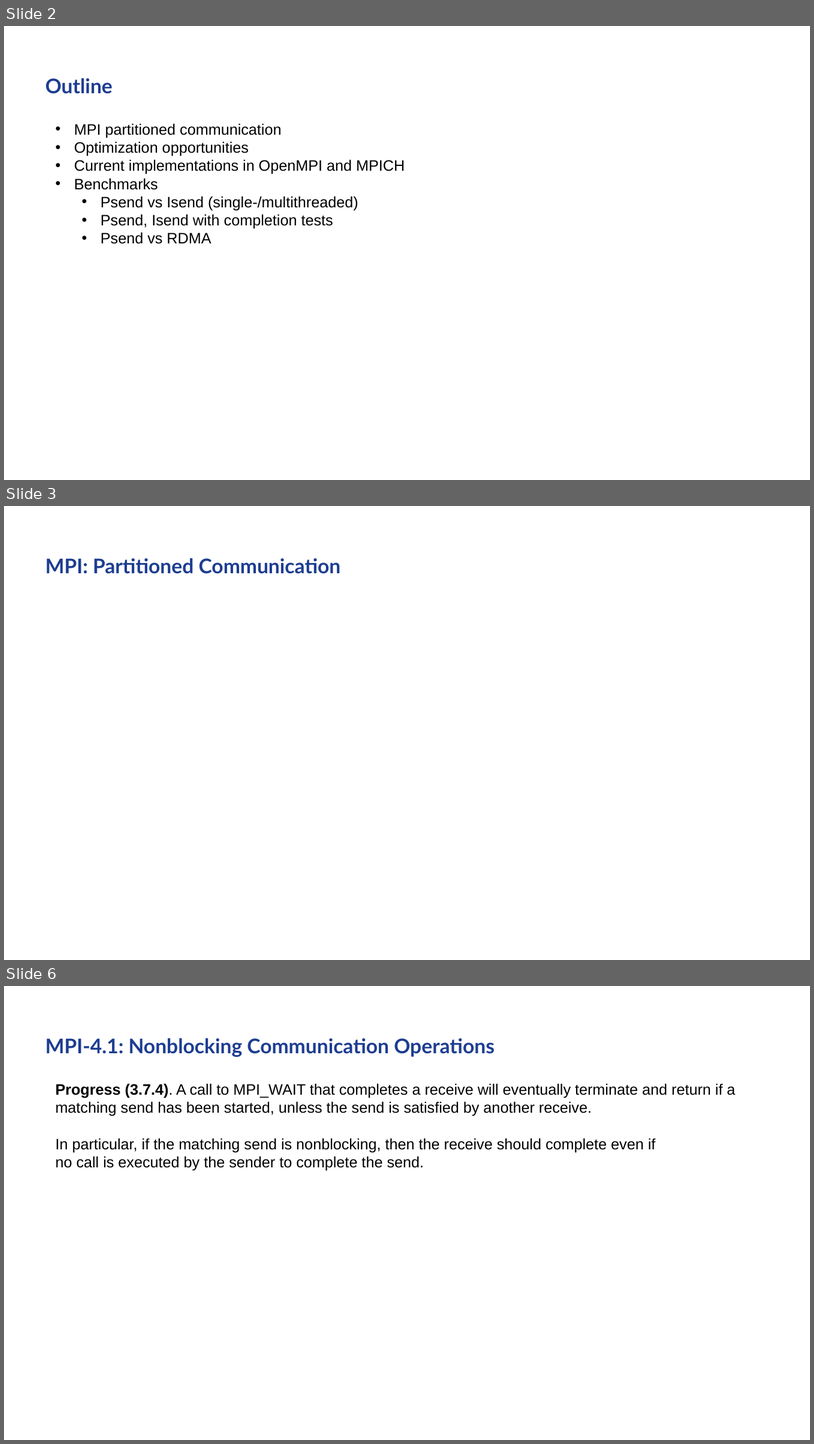
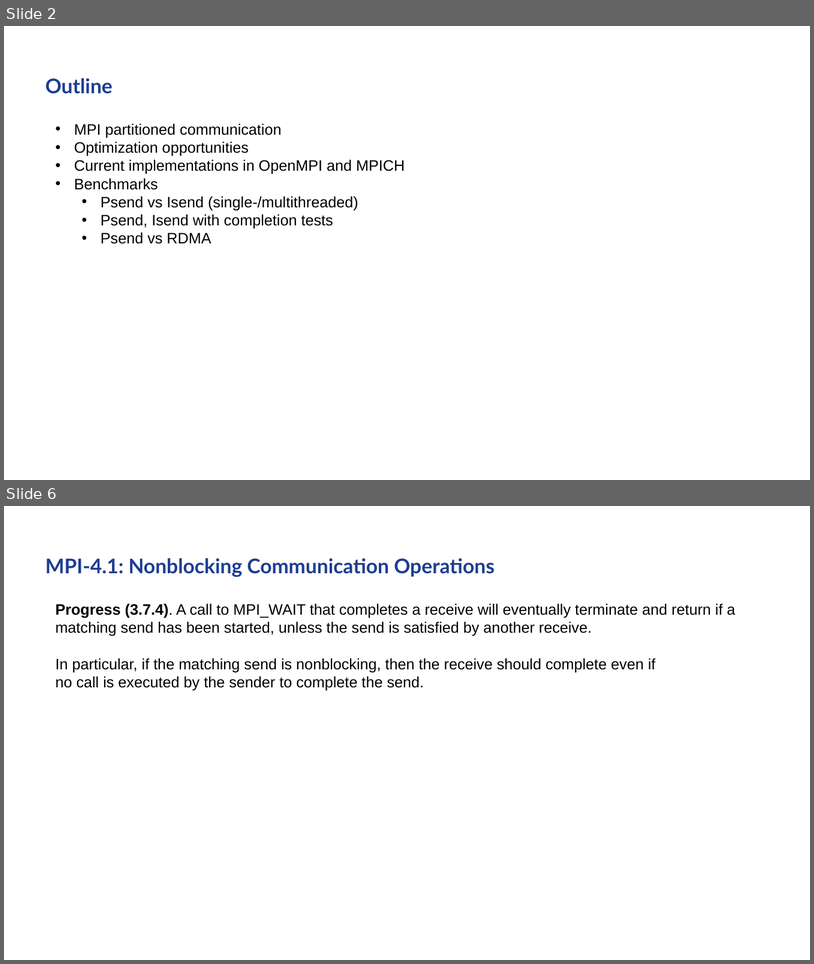
Before and after one commit to AxelSchneewind/mpi-benchmark, a slide deck: presentation/presentation-partitioned-progress.pptx. Shown one above the other, each under a label of ours: slides 2, 3 and 6 before the commit, slides 2 and 6 after it; the slides between them are not shown. The pictures are 814x1444 and 814x964 pixels, drawn with LibreOffice and Linux fonts; fonts in the diff are those of the drawing; background and template pictures are left out. Boxes give left, top, right and bottom in pixels: in the first picture for what was removed or moved away, otherwise in the second. Text is boxed around its words. In the diff, an @@ line names an element or a change of style, - is before the commit and + after.

```diff
--- a/presentation/presentation-partitioned-progress.pptx
+++ b/presentation/presentation-partitioned-progress.pptx
@@ slide 3 removed at bbox=[4, 506, 810, 960], background picture (left out) @@
@@ title removed at bbox=[45, 558, 341, 574] @@
-MPI: Partitioned Communication
```
Also in this commit, not shown: 4 slides changed, 5 slides added, 1 other slide removed.
